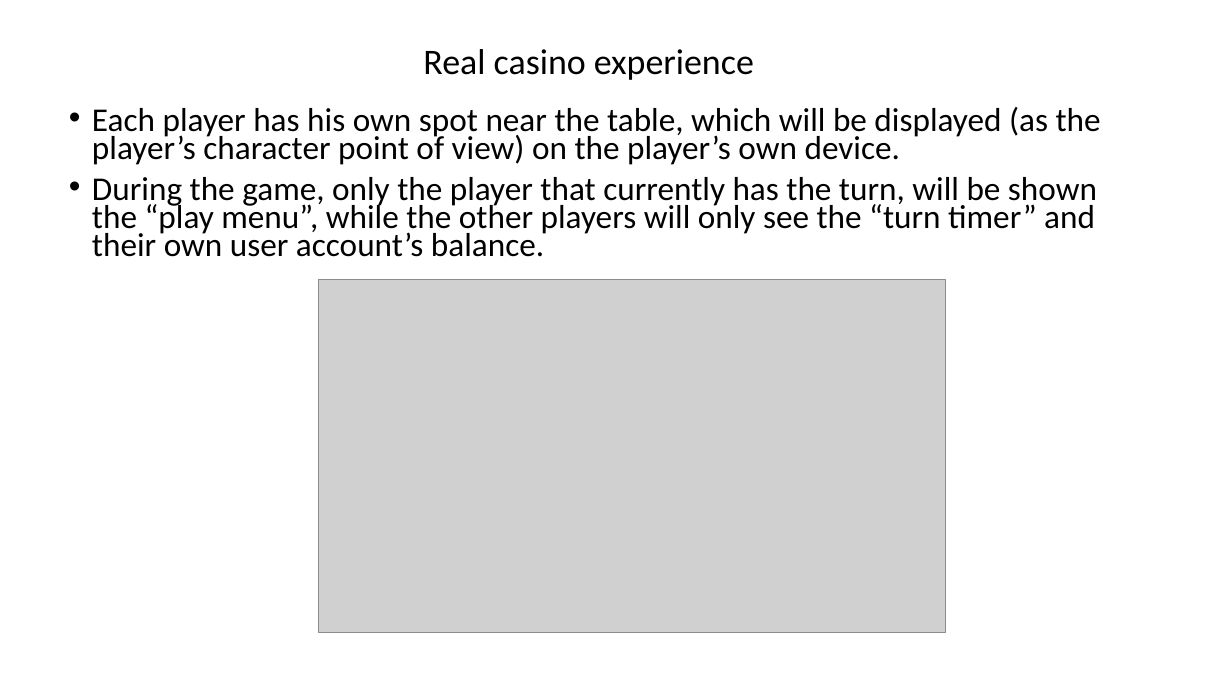
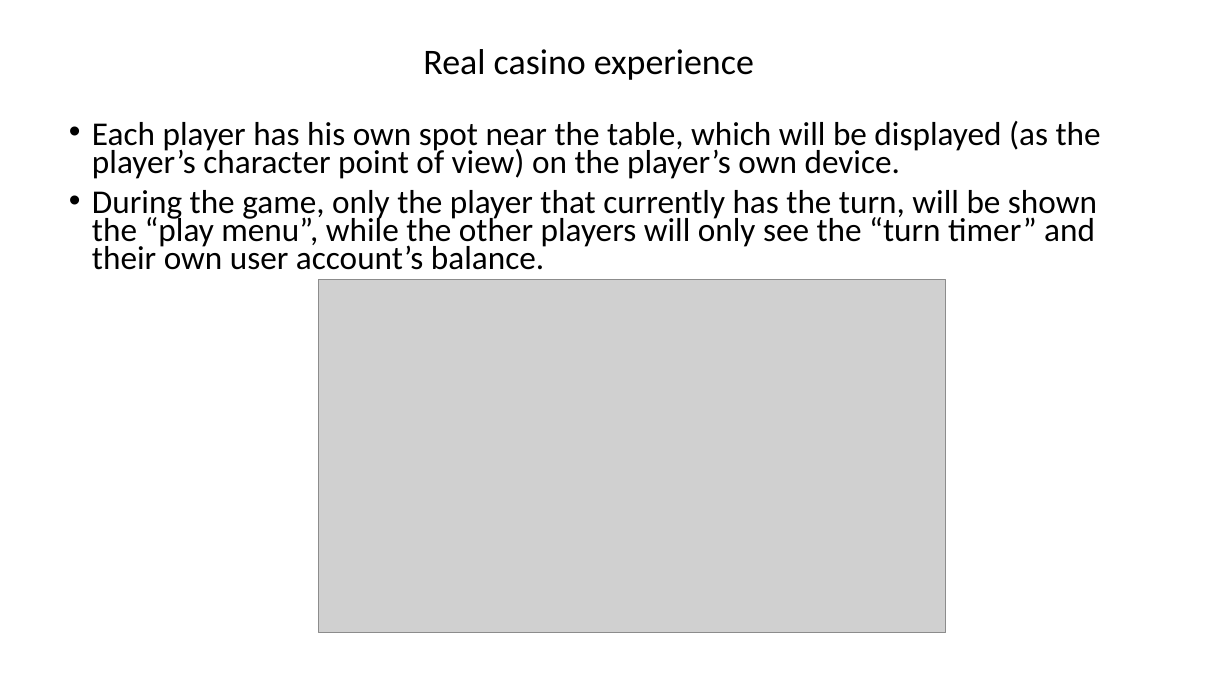
Before and after one commit to LizaSi/Casino-game, a slide deck: slide 6 of מצגת.pptx. Drawn at 1232x693 pixels with LibreOffice and Linux fonts; fonts in the diff are those of the drawing; grey boxes stand for pictures; background and template pictures are left out. Boxes give left, top, right and bottom in pixels: in the first picture for what was removed or moved away, otherwise in the second. Text is boxed around its words. In the diff, an @@ line names an element or a change of style, - is before the commit and + after.

```diff
--- a/מצגת.pptx
+++ b/מצגת.pptx
@@ text "Each player has his own ...": place and size @@
-text "Each player has his own ..." at [92,107,1101,257]
+text "Each player has his own ..." at [92,121,1101,270]
```
Also in this commit, not shown: 2 other slides changed, 2 slides added, 1 slide removed.
